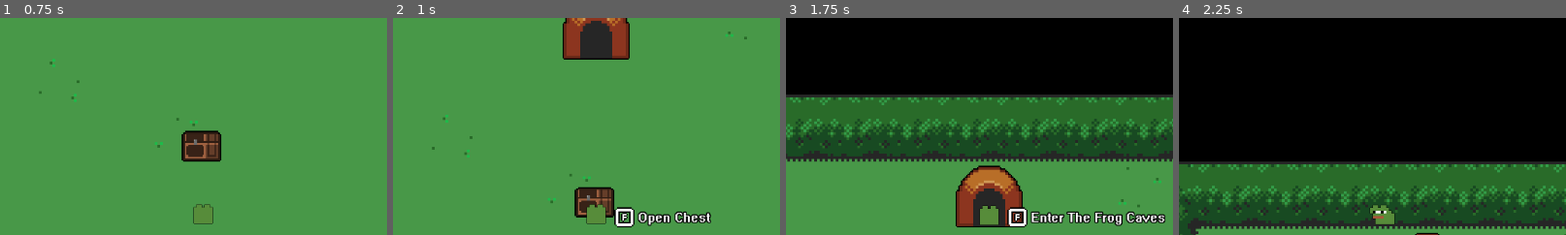
Above: before the commit, frames 1-4 (left to right).
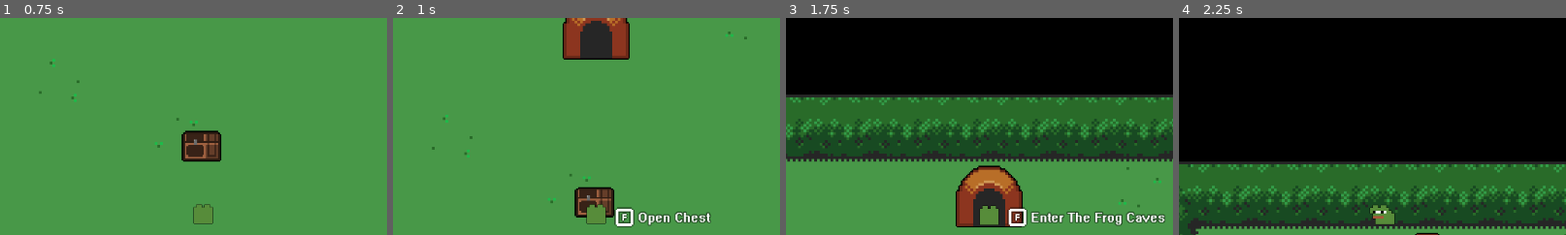
Above: after the commit, the same moments.

Repository: LilypadGames/Froguelite
Game: Godot game, scene res://scenes/title_screen.tscn
Same seed, same stepped clock (60 frames per second), same inputs: the game is played once before the commit and once after it.
Inputs:
- Up to frame 1 (0.75 s): tap Enter at 0.5 s; hold Up (ui_up) from 0.53 s (still down); tap F (interact) at 0.6 s
- Up to frame 2 (1 s): keep holding Up (ui_up)
- Up to frame 3 (1.75 s): keep holding Up (ui_up); tap F (interact) at 1.35 s
- Up to frame 4 (2.25 s): release Up (ui_up) at 2.03 s; hold Left (ui_left) from 2.03 s (still down); tap F (interact) at 2.1 s
The pictures show only the part of the screen within x 24-74%, y 4-54%; the shares and areas given below are measured in that part.

Frame 1 is identical in both runs. In frame 2, 0.8% of the frame differs, in the area x 57-83%, y 87-97%; in frame 3, 1.2%, in the area x 57-98%, y 87-97%; in frame 4, nothing differs.
Error in both runs: Invalid call. Nonexistent function 'interact' in base 'Nil'. (res://scripts/player.gd:56)

Commit message:
feat: transparent outline for interact hint

Diff:
--- a/scenes/level.tscn
+++ b/scenes/level.tscn
@@ -9,7 +9,7 @@
 
 [sub_resource type="ShaderMaterial" id="ShaderMaterial_u6or2"]
 shader = ExtResource("4_1ewqt")
-shader_parameter/line_color = null
+shader_parameter/line_color = Color(0, 0, 0, 0.466667)
 shader_parameter/line_thickness = 2.0
 
 [sub_resource type="AtlasTexture" id="AtlasTexture_d0310"]
@@ -59,7 +59,7 @@
 offset_bottom = 11.0
 grow_horizontal = 2
 grow_vertical = 2
-theme_override_colors/font_outline_color = Color(0, 0, 0, 1)
+theme_override_colors/font_outline_color = Color(0, 0, 0, 0.466667)
 theme_override_constants/outline_size = 6
 theme_override_fonts/font = ExtResource("5_63vvl")
 theme_override_font_sizes/font_size = 20
